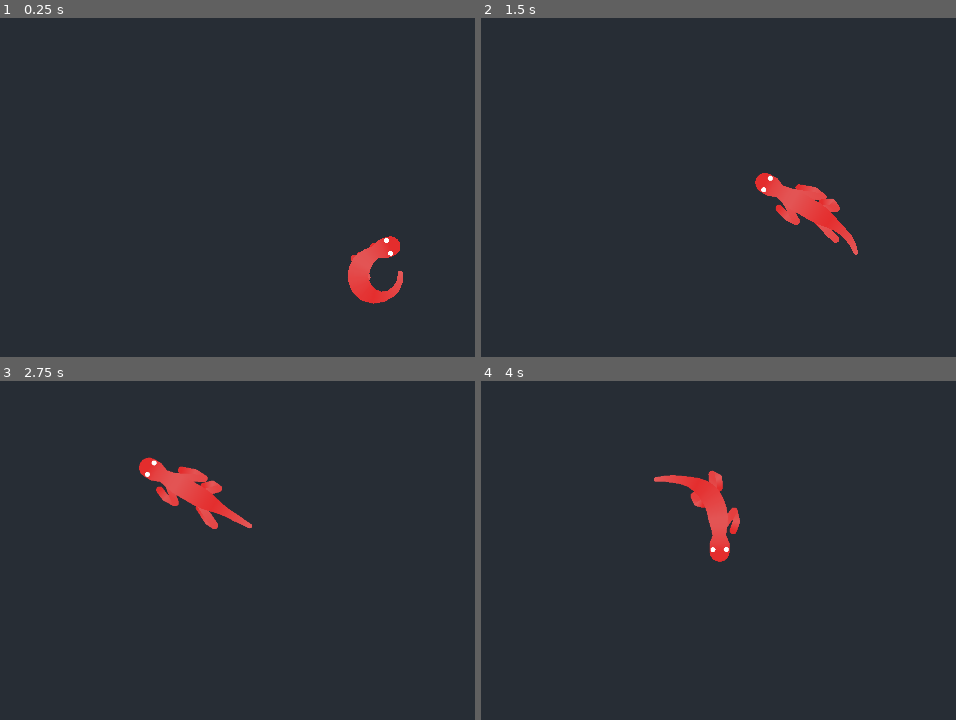
Above: before the commit, frames 1-4 (two rows, left to right).
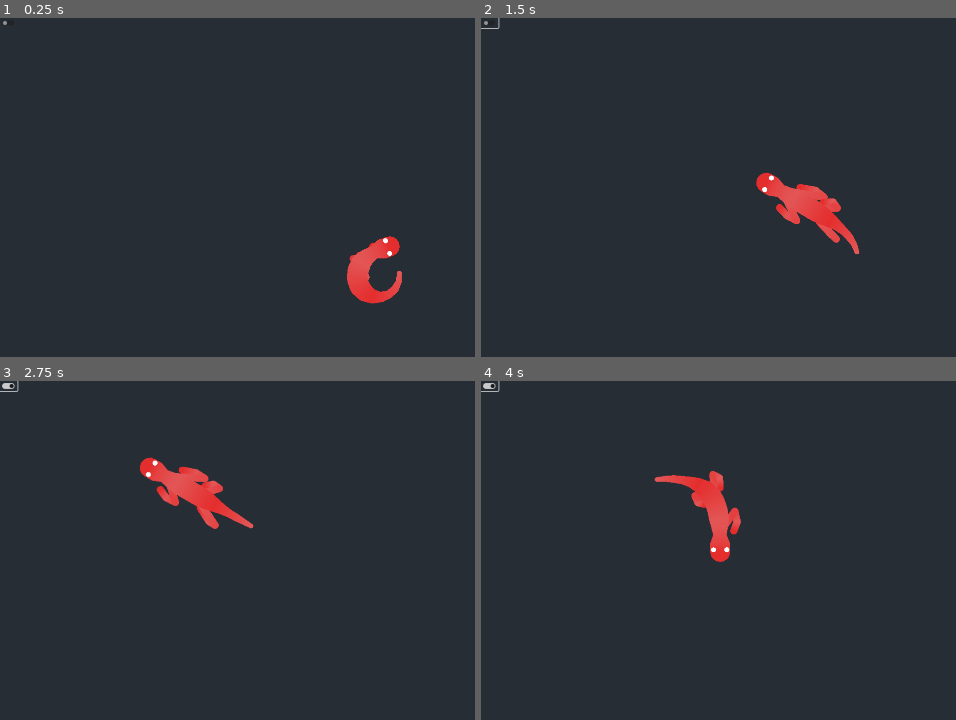
Above: after the commit, the same moments.

Repository: Dowsley/procedural-vivarium
Game: Godot game, scene res://src/game.tscn
The game is run twice, just before and just after one commit, with the same random seed, the same clock (stepped at 60 frames per second) and the same inputs.
Inputs (mouse positions are in pixels of both pictures, inside the frame that each line leads up to):
- Up to frame 1 (0.25 s): no input
- Up to frame 2 (1.5 s): click (490, 21) at 0.52 s; click (490, 21) at 1.27 s
- Up to frame 3 (2.75 s): click (9, 384) at 2.02 s
- Up to frame 4 (4 s): move the mouse to (outside the picture) at 2.77 s; move the mouse to (723, 628) at 3.52 s

The runs differ from the first frame. In frame 1, 0.2% of the frame differs, in the area x 0-85%, y 0-85%; in frame 2, 0.3%; in frame 3, 0.4%, in the area x 0-54%, y 0-44%; in frame 4, 0.3%.

Commit message:
Prepare for UI

Diff:
--- a/src/game.gd
+++ /dev/null
@@ -1 +0,0 @@
-extends Node2D
--- a/src/game.tscn
+++ b/src/game.tscn
@@ -1,14 +1,35 @@
-[gd_scene load_steps=3 format=3 uid="uid://bif56bhg6uym3"]
+[gd_scene load_steps=2 format=3 uid="uid://bif56bhg6uym3"]
 
-[ext_resource type="Script" path="res://src/game.gd" id="1_keh2g"]
 [ext_resource type="PackedScene" uid="uid://m16gun5gv8mc" path="res://src/lizard.tscn" id="2_0mgcl"]
 
-[node name="Game" type="Node2D"]
-script = ExtResource("1_keh2g")
+[node name="Game" type="Control"]
+layout_mode = 3
+anchors_preset = 15
+anchor_right = 1.0
+anchor_bottom = 1.0
+grow_horizontal = 2
+grow_vertical = 2
 
-[node name="Camera2D" type="Camera2D" parent="."]
+[node name="SubViewportContainer" type="SubViewportContainer" parent="."]
+layout_mode = 1
+anchors_preset = 15
+anchor_right = 1.0
+anchor_bottom = 1.0
+offset_left = -2.0
+offset_right = -2.0
+grow_horizontal = 2
+grow_vertical = 2
+
+[node name="SubViewport" type="SubViewport" parent="SubViewportContainer"]
+disable_3d = true
+size = Vector2i(1920, 1080)
+
+[node name="Camera2D" type="Camera2D" parent="SubViewportContainer/SubViewport"]
 position = Vector2(951, 544)
 zoom = Vector2(2, 2)
 
-[node name="Lizard" parent="." instance=ExtResource("2_0mgcl")]
+[node name="Lizard" parent="SubViewportContainer/SubViewport" instance=ExtResource("2_0mgcl")]
 position = Vector2(904, 560)
+
+[node name="Button" type="CheckButton" parent="SubViewportContainer"]
+layout_mode = 2
